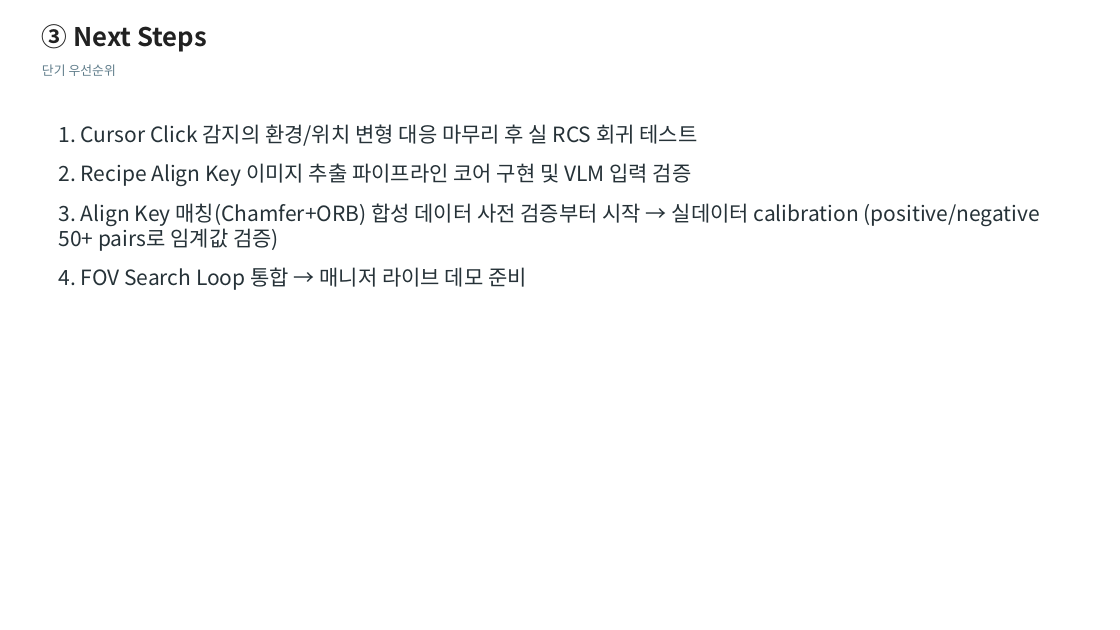
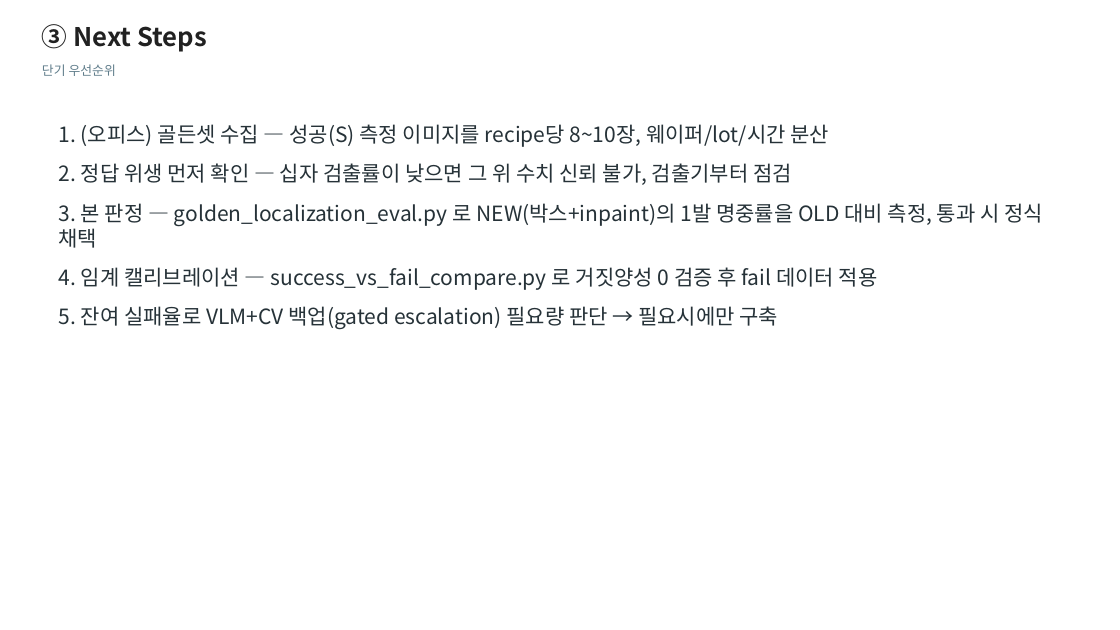
Before and after one commit to DarrenKoi/auto_recipe_creator, a slide deck: slide 4 of poc/workflow_2/docs/weekly_report/workflow_2_status_report.pptx. Drawn at 1120x630 pixels with LibreOffice and Linux fonts; fonts in the diff are those of the drawing. Boxes give left, top, right and bottom in pixels: in the first picture for what was removed or moved away, otherwise in the second. Text is boxed around its words. In the diff, an @@ line names an element or a change of style, - is before the commit and + after.

```diff
--- a/poc/workflow_2/docs/weekly_report/workflow_2_status_report.pptx
+++ b/poc/workflow_2/docs/weekly_report/workflow_2_status_report.pptx
@@ text at box(59, 124, 1043, 329): text changed @@
-1. Cursor Click 감지의 환경/위치 변형 대응 마무리 후 실 RCS 회귀 테스트
-2. Recipe Align Key 이미지 추출 파이프라인 코어 구현 및 VLM 입력 검증
-3. Align Key 매칭(Chamfer+ORB) 합성 데이터 사전 검증부터 시작 → 실데이터 calibration (positive/negative 50+ pairs로 임계값 검증)
-4. FOV Search Loop 통합 → 매니저 라이브 데모 준비
+1. (오피스) 골든셋 수집 — 성공(S) 측정 이미지를 recipe당 8~10장, 웨이퍼/lot/시간 분산
+2. 정답 위생 먼저 확인 — 십자 검출률이 낮으면 그 위 수치 신뢰 불가, 검출기부터 점검
+3. 본 판정 — golden_localization_eval.py 로 NEW(박스+inpaint)의 1발 명중률을 OLD 대비 측정, 통과 시 정식 채택
+4. 임계 캘리브레이션 — success_vs_fail_compare.py 로 거짓양성 0 검증 후 fail 데이터 적용
+5. 잔여 실패율로 VLM+CV 백업(gated escalation) 필요량 판단 → 필요시에만 구축
```
Also in this commit, not shown: 3 other slides changed, 3 other files.
